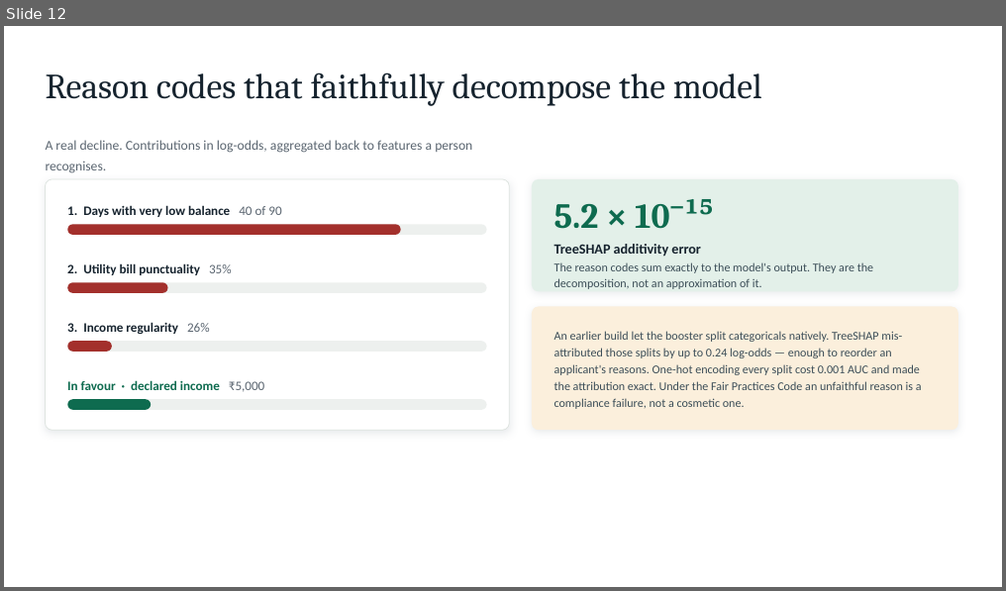
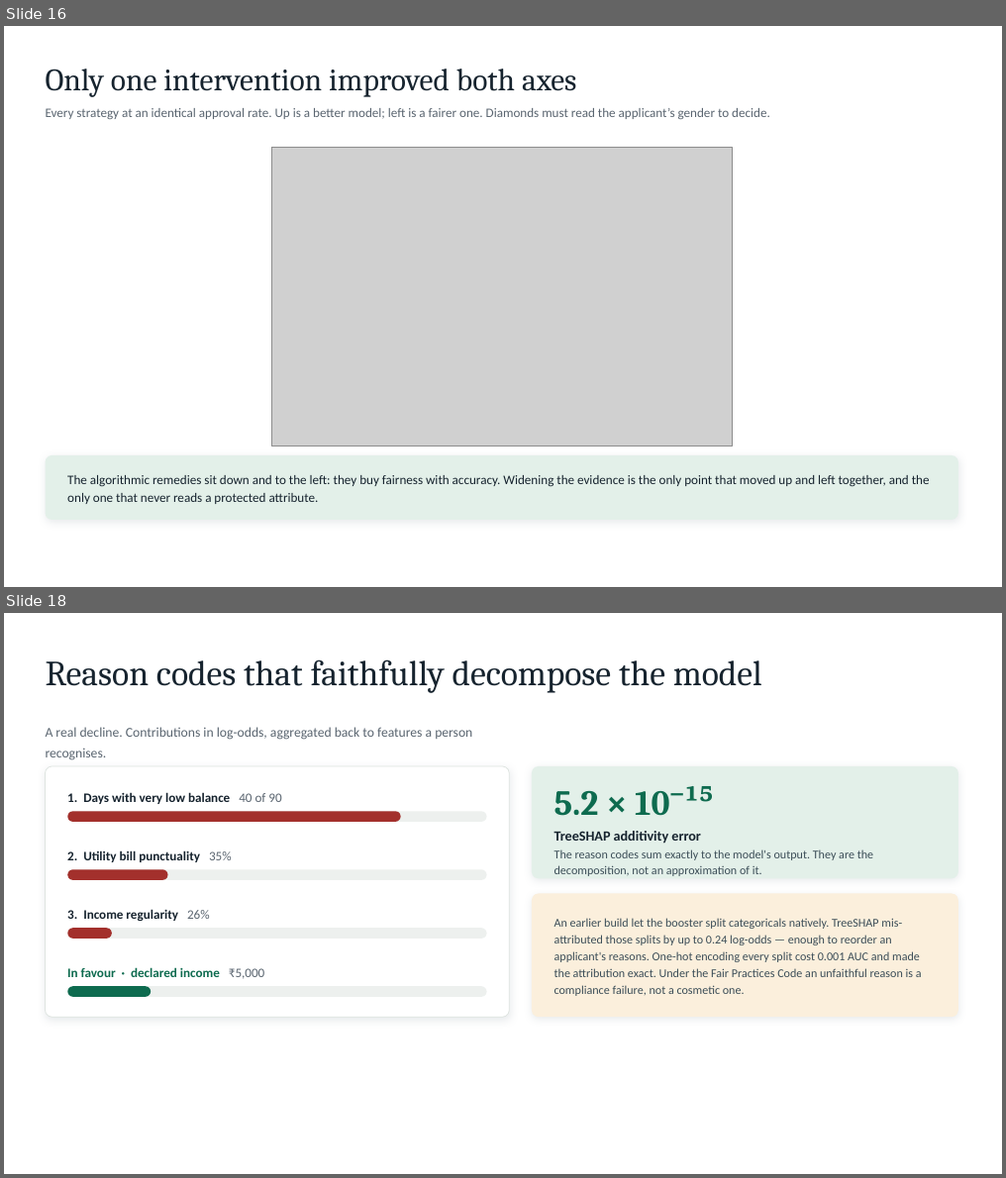
Before and after one commit to Nishantttt-ui/pratyaya, a slide deck: docs/Pratyaya-Synchrony-Hackathon.pptx. Shown one above the other, each under a label of ours: slide 12 before the commit, slides 16 and 18 after it; the slides between them are not shown. The pictures are 1006x591 and 1006x1178 pixels, drawn with LibreOffice and Linux fonts; fonts in the diff are those of the drawing; grey boxes stand for pictures. Boxes give left, top, right and bottom in pixels: in the first picture for what was removed or moved away, otherwise in the second. Text is boxed around its words. In the diff, an @@ line names an element or a change of style, - is before the commit and + after.

```diff
--- a/docs/Pratyaya-Synchrony-Hackathon.pptx
+++ b/docs/Pratyaya-Synchrony-Hackathon.pptx
@@ slide 16 added at <box>4,26,1002,587</box>, background #FFFFFF @@
@@ text added at <box>46,69,577,97</box>, 30 pt, text #16232E @@
+Only one intervention improved both axes
@@ text added at <box>46,108,770,119</box>, 12.5 pt, text #5A6570 @@
+Every strategy at an identical approval rate. Up is a better model; left is a fairer one. Diamonds must read the applicant’s gender to decide.
@@ picture added at <box>271,148,732,447</box> @@
@@ rounded rectangle added at <box>46,456,958,520</box>, fill #E3F0E9 @@
@@ text added at <box>67,475,930,504</box>, 12.5 pt, text #16232E @@
+The algorithmic remedies sit down and to the left: they buy fairness with accuracy. Widening the evidence is the only point that moved up and left together, and the only one that never reads a protected attribute.
@@ what was slide 12 is now slide 18 @@
```
Also in this commit, not shown: 10 other slides added, 1 slide removed, 12 other files.
